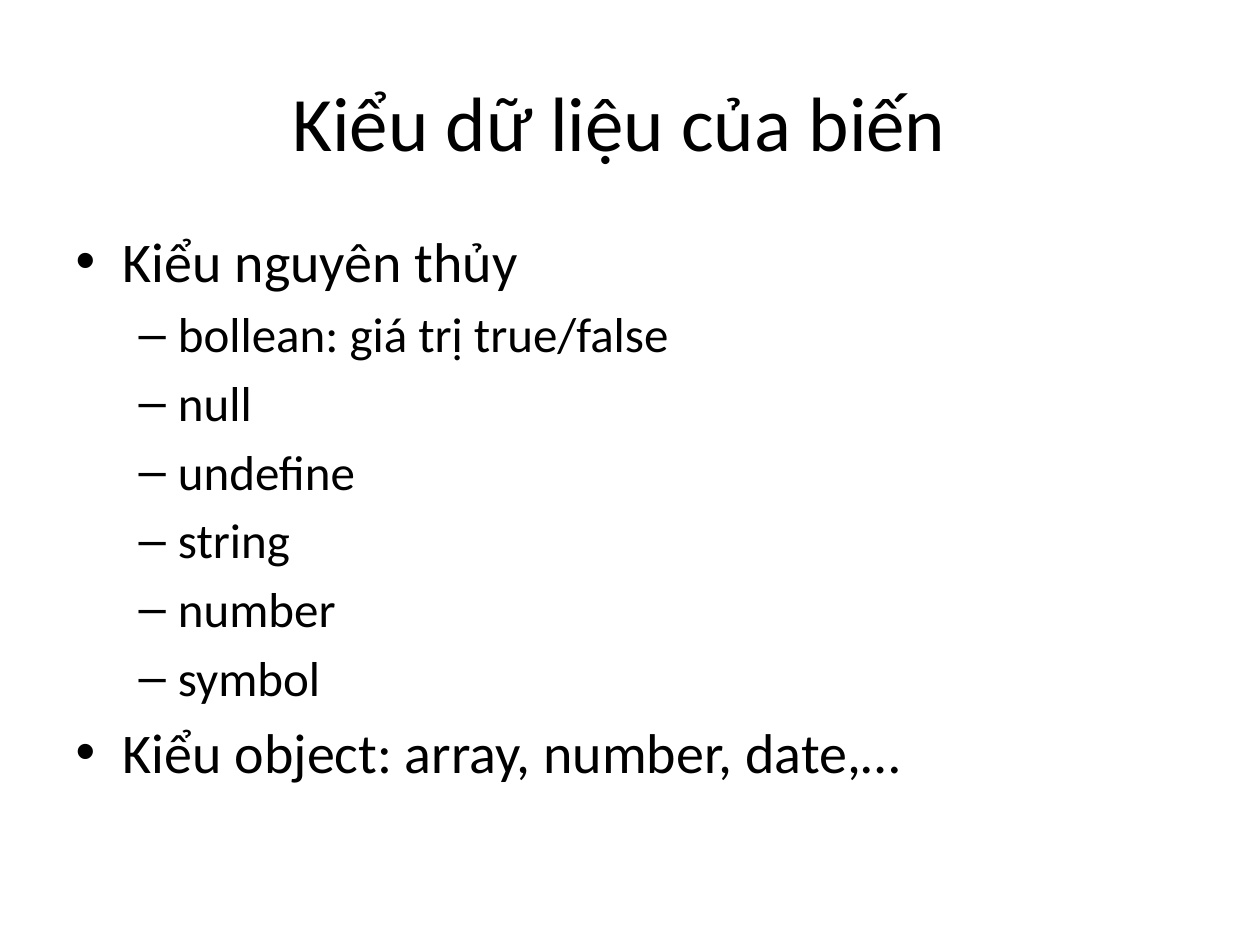
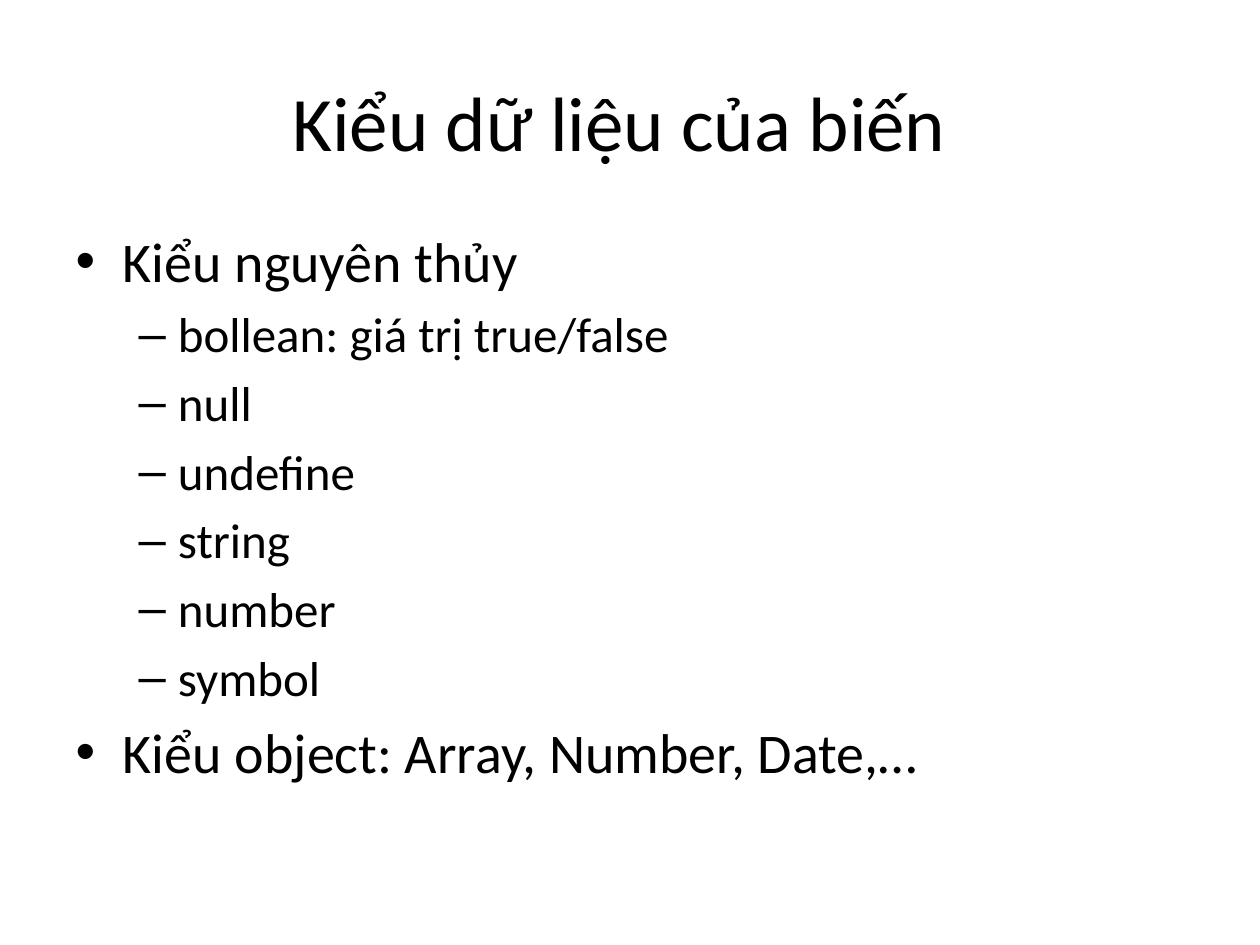
Before and after one commit to phithanh97cs/T3H, a slide deck: slide 7 of 1. Front-end/3. JavaScipt - JS/3.2 Lập trình cơ bản với JS.pptx. Drawn at 1260x945 pixels with LibreOffice and Linux fonts; fonts in the diff are those of the drawing. Boxes give left, top, right and bottom in pixels: in the first picture for what was removed or moved away, otherwise in the second. Text is boxed around its words. In the diff, an @@ line names an element or a change of style, - is before the commit and + after.

```diff
--- a/1. Front-end/3. JavaScipt - JS/3.2 Lập trình cơ bản với JS.pptx
+++ b/1. Front-end/3. JavaScipt - JS/3.2 Lập trình cơ bản với JS.pptx
@@ text at [123, 729, 917, 783]: text changed @@
-• Kiểu object: array, number, date,…
+• Kiểu object: Array, Number, Date,…
```
Also in this commit, not shown: 5 other slides changed.
